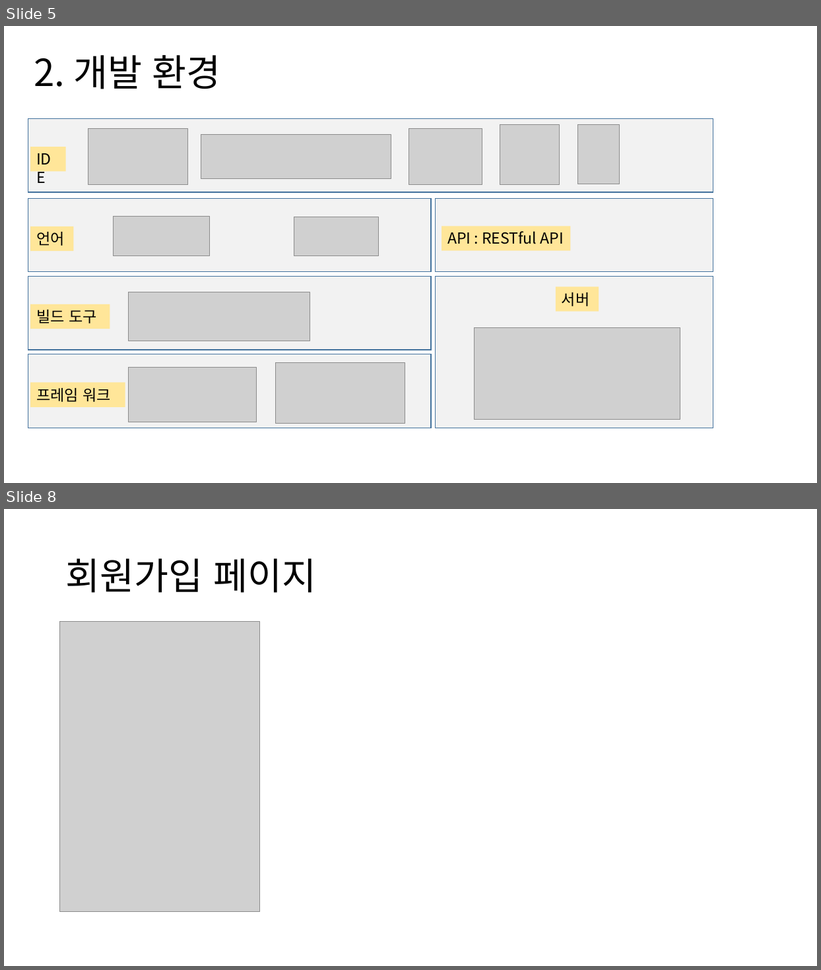
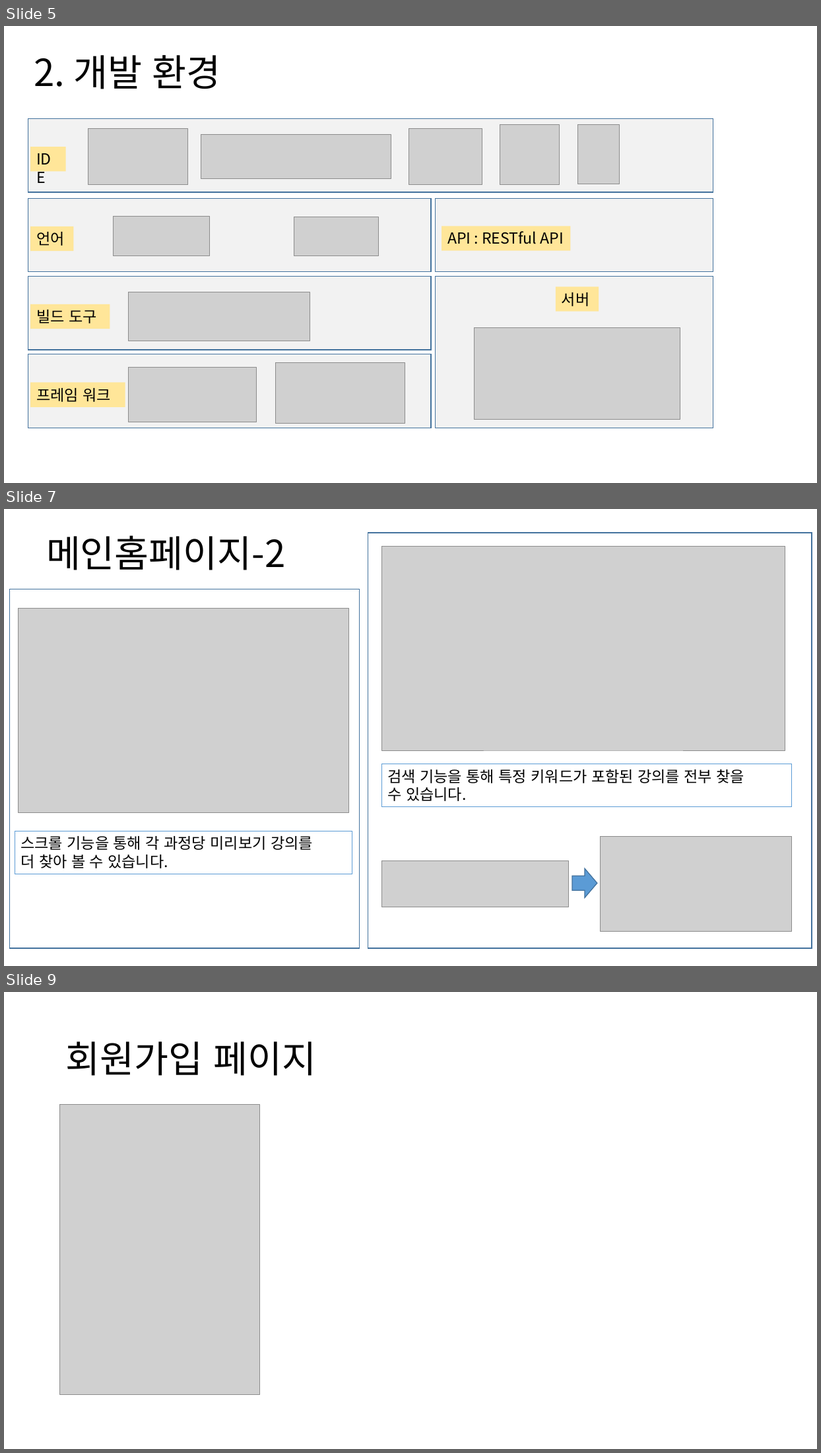
Before and after one commit to NALASAI/SelfIntroduction, a slide deck: 1조 project 포트폴리오(이력서용).pptx. Shown one above the other, each under a label of ours: slides 5 and 8 before the commit, slides 5, 7 and 9 after it; the slides between them are not shown. The pictures are 821x970 and 821x1453 pixels, drawn with LibreOffice and Linux fonts; fonts in the diff are those of the drawing; grey boxes stand for pictures. Boxes give left, top, right and bottom in pixels: in the first picture for what was removed or moved away, otherwise in the second. Text is boxed around its words. In the diff, an @@ line names an element or a change of style, - is before the commit and + after.

```diff
--- a/1조 project 포트폴리오(이력서용).pptx
+++ b/1조 project 포트폴리오(이력서용).pptx
@@ slide 7 added at bbox=[4, 509, 817, 966], background #FFFFFF @@
@@ title added at bbox=[46, 535, 286, 570], 44 pt, text #000000 @@
+메인홈페이지-2
@@ rectangle added at bbox=[368, 533, 812, 949], fill #FFFFFF, outline #43739E 1 pt @@
@@ picture added at bbox=[382, 546, 785, 751] @@
@@ rectangle added at bbox=[9, 589, 359, 949], fill #FFFFFF, outline #43739E 1 pt @@
@@ picture added at bbox=[18, 609, 349, 813] @@
@@ rectangle added at bbox=[382, 764, 791, 807], outline #5B9BD5 0.75 pt, 18 pt, text #000000 @@
+검색 기능을 통해 특정 키워드가 포함된 강의를 전부 찾을
+수 있습니다.
@@ rectangle added at bbox=[15, 831, 352, 875], outline #5B9BD5 0.75 pt, 18 pt, text #000000 @@
+스크롤 기능을 통해 각 과정당 미리보기 강의를
+더 찾아 볼 수 있습니다.
@@ picture added at bbox=[600, 836, 791, 931] @@
@@ picture added at bbox=[382, 861, 568, 908] @@
@@ right arrow added at bbox=[572, 869, 597, 898], fill #5B9BD5, outline #43739E 1 pt @@
@@ what was slide 8 is now slide 9 @@
```
Also in this commit, not shown: 5 slides changed, 4 other slides added, 16 other files.
